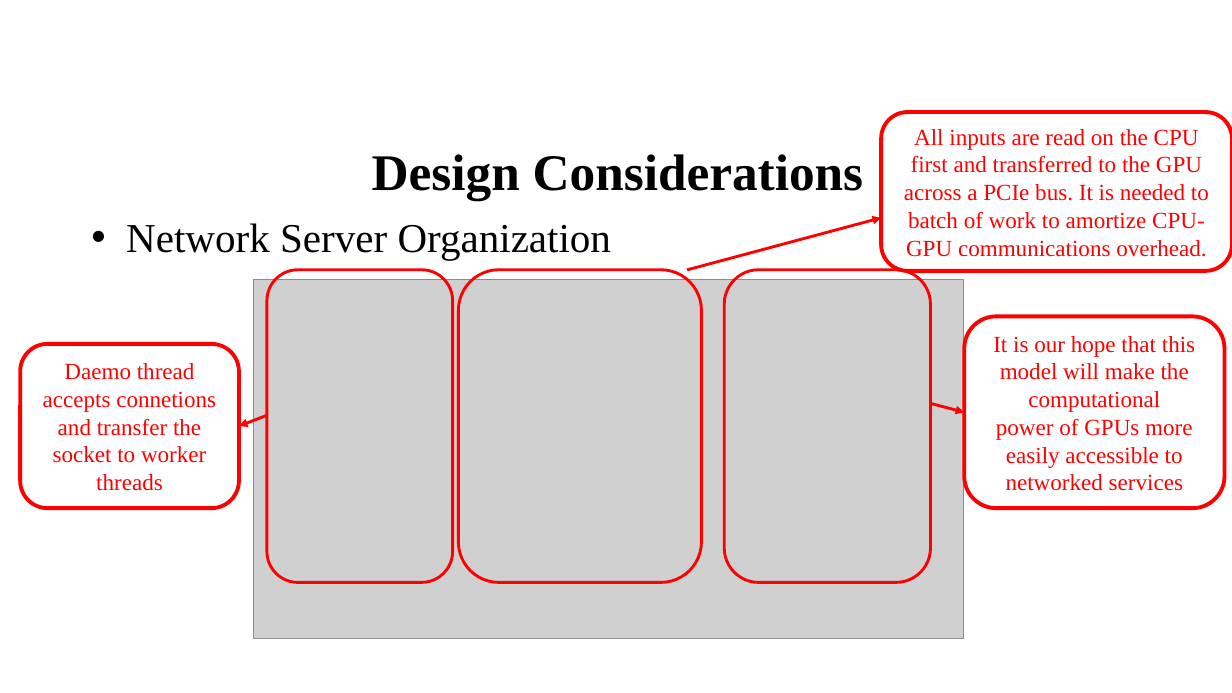
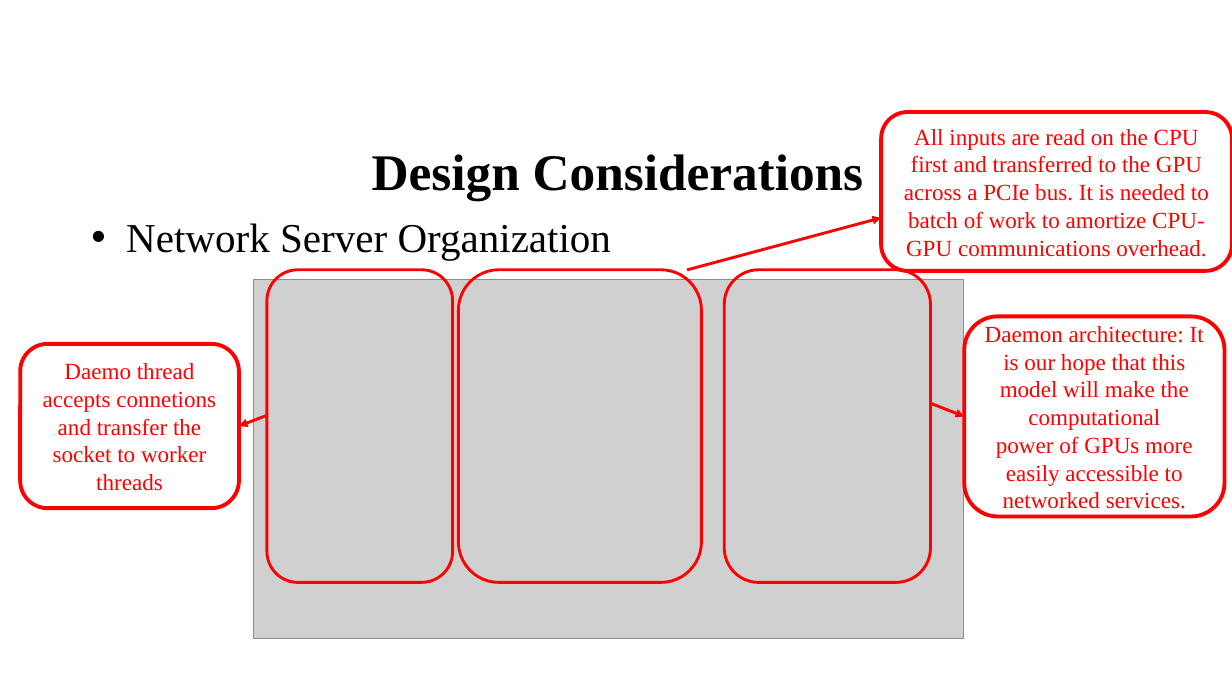
Before and after one commit to 19973466719/Technical-Documents, a slide deck: slide 16 of Technical-Documents/Parallel-Computing/parallel-computing-course/GPUNet.pptx. Drawn at 1232x693 pixels with LibreOffice and Linux fonts; fonts in the diff are those of the drawing; grey boxes stand for pictures; background and template pictures are left out. Boxes give left, top, right and bottom in pixels: in the first picture for what was removed or moved away, otherwise in the second. Text is boxed around its words. In the diff, an @@ line names an element or a change of style, - is before the commit and + after.

```diff
--- a/Technical-Documents/Parallel-Computing/parallel-computing-course/GPUNet.pptx
+++ b/Technical-Documents/Parallel-Computing/parallel-computing-course/GPUNet.pptx
@@ rounded rectangle "Daemon architecture: It is our ...": place and size @@
-rounded rectangle "Daemon architecture: It is our ..." at <box>965,316,1226,508</box>
+rounded rectangle "Daemon architecture: It is our ..." at <box>965,316,1226,517</box>
@@ text in rounded rectangle at <box>985,326,1204,509</box>: text changed @@
-It is our hope that this model will make the computational
-power of GPUs more easily accessible to networked services
+Daemon architecture: It is our hope that this model will make the computational
+power of GPUs more easily accessible to networked services.
@@ arrow moved from (932, 404) - (965, 412) to (932, 404) - (965, 417) @@
```
Also in this commit, not shown: 2 slides added, 1 other file.
